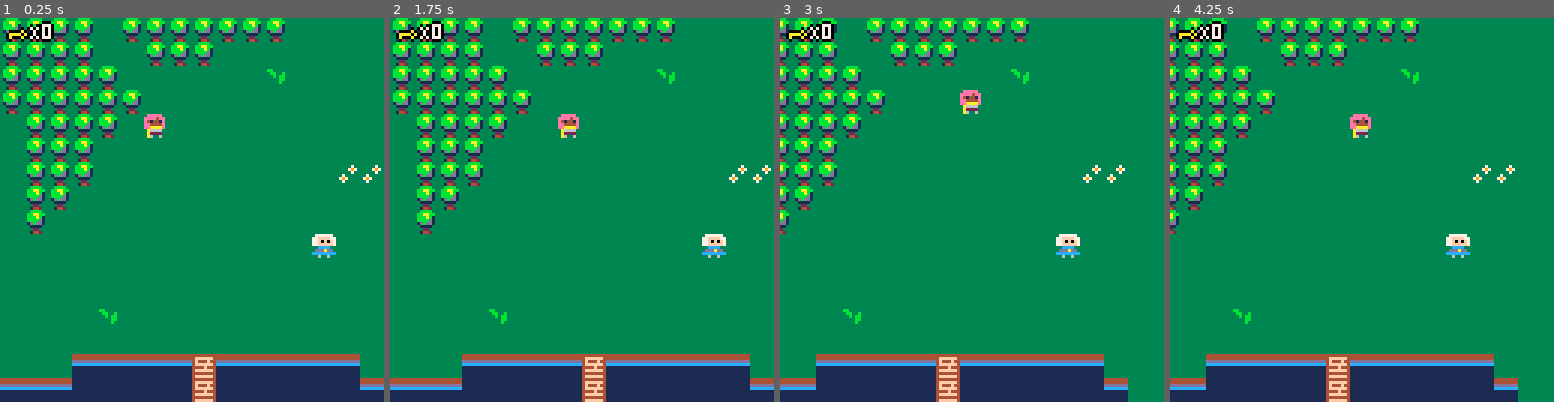
Above: before the commit, frames 1-4 (left to right).
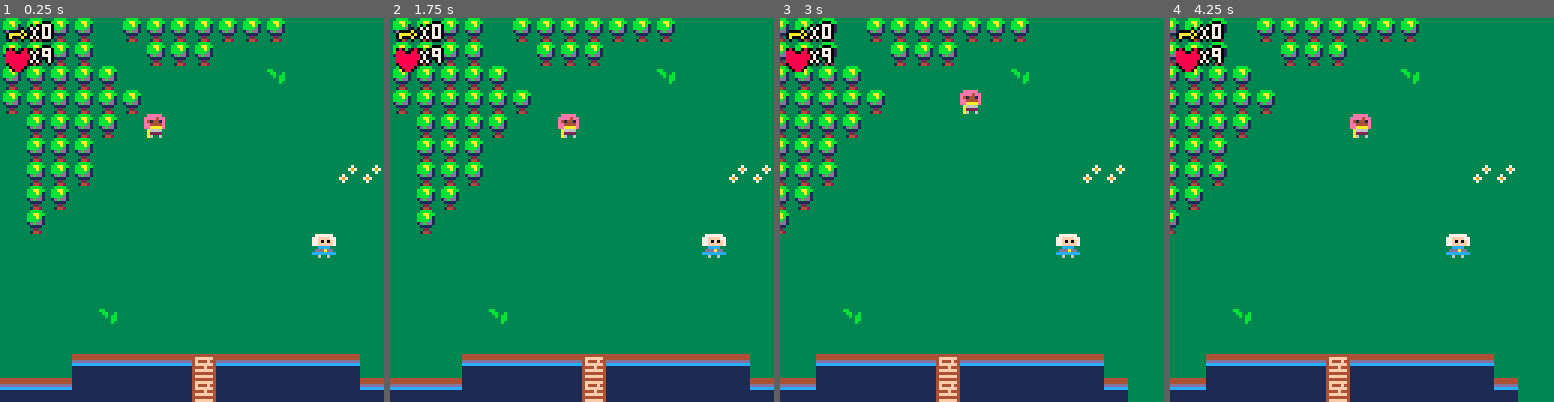
Above: after the commit, the same moments.

Repository: adatechschool/projet-collectif-pico-8-team-chaang
Game: PICO-8 cartridge aventure.p8
Two runs of this game, one before a commit and one after it. Both use one fixed random seed, a clock stepped at 60 frames per second and the inputs below.
Inputs:
- Up to frame 1 (0.25 s): no input
- Up to frame 2 (1.75 s): tap X (X key) at 0.33, 1.07 s; hold Right from 1.6 s (still down)
- Up to frame 3 (3 s): tap X (X key) at 1.85, 2.97 s; release Right at 2.1 s; hold Up 2.15-2.42 s; hold Right from 2.47 s (still down)
- Up to frame 4 (4.25 s): release Right at 3.03 s; hold Left 3.08-3.58 s; hold Down 3.63-3.97 s; hold Right from 4.02 s (still down); tap X (X key) at 4.08 s

The runs differ from the first frame. In frame 1, 0.6% of the frame differs, in the area x 1-15%, y 7-15%; in frame 2, 0.6%; in frame 3, 0.6%; in frame 4, 0.6%.

Commit message:
Auto stash before merge of "master" and "origin/master"

Diff:
--- a/aventure.p8
+++ b/aventure.p8
@@ -22,6 +22,7 @@
 	draw_map()
 	draw_player()
 	draw_ui()
+	draw_life()
 	draw_msg()
 end
 -->8
@@ -74,7 +75,9 @@
 	start_ox=0,start_oy=0,
 	anim_t=0,
 	sprite=9,
-	keys=0
+	keys=0,
+	lives=9,
+	invul=0
 	}
 end
 
@@ -169,6 +172,23 @@
 	 print(text,x,y+1,0)
 		print(text,x,y,7)
 end
+
+function draw_life()
+	camera(0,0)
+	palt(0,false)
+	palt(12,true)
+	spr(60,2,10)
+	palt()
+	print_outline_life("X"..p.lives,10,10)
+end
+
+function print_outline_life(text,x,y)
+	 print(text,x-1,y,0)
+	 print(text,x+1,y,0)
+	 print(text,x,y-1,0)
+	 print(text,x,y+1,0)
+		print(text,x,y,7)
+end
 -->8
 --messages
 
@@ -195,6 +215,17 @@
 		print(msg_title,7,y+1,7)
 		rectfill(2,y+9,125,y+21,13)
 		print(messages[1],0,y+10,7)
+	end
+end
+-->8
+--enemies
+if invul==0 then
+	for myen in all(enemies) do
+			if col(myen,ship) then
+					lives-=1
+					sfx()
+					invul=30
+			end
 	end
 end
 __gfx__
@@ -222,14 +253,14 @@
 0000000004448840068608605555566d854585458849945800980000844544850098890000090000899544d44548454d4d455559000000000000000000000000
 0000000054444845008888005dd666665444544485994588000890004484445400980000009800009955454dd454445454544d55000000000000000000000000
 0000000044444844006886005555555544444444549458840098000045445844000890000009000055d4d455844d844844d454d4000000000000000000000000
-ccccccccc1111cccc11cccccc11ccccccccccccccccccc3cc7c77c119fa9f9f90040404000999999999999999999990000000000000000000000000000000000
-cccccccc1177111c1c71cccc1c71ccccccc3ccc33cccc33c1ccc11cca7ff9faf0099999009ffffffffffffffffffff9000000000000000000000000000000000
-cccccccc1cc7cc11c1cc1cccc11ccccccc33cc3b3ccc33ccc11ccc7cf9a97a9f009999909f6f6f6f6f66f6f66f66ff6900000000000000000000000000000000
-cccccccc1cccccc1cc11c11ccccc11ccc3b3cc3b3cc33cc37cc111119ffa99f94004440496669696969969699699669900000000000000000000000000000000
-cccccccc1cccccc1cccc1c71ccc1c71cc3b3c33b3cc3cc33111ccc11a979f7fa9999999909090909090090900900990000000000000000000000000000000000
-cccccccc11ccccc1ccc1ccc1c11c11cc3b3c33b33c33c33cccc1cccc9f9faf9f9044440900000000000000000000000000000000000000000000000000000000
-ccccccccc111cc11cc1ccc1c1c71cccc3b3c3b333c3c33ccc11c111cf9af9af79948849900000000000000000000000000000000000000000000000000000000
-ccccccccccc1111cccc111ccc11ccccc3b3c3b3cc33c3ccc1cccccc1a7f9ff999948849900000000000000000000000000000000000000000000000000000000
+ccccccccc1111cccc11cccccc11ccccccccccccccccccc3cc7c77c119fa9f9f900404040009999999999999999999900080cc080000000000000000000000000
+cccccccc1177111c1c71cccc1c71ccccccc3ccc33cccc33c1ccc11cca7ff9faf0099999009ffffffffffffffffffff9088800888000000000000000000000000
+cccccccc1cc7cc11c1cc1cccc11ccccccc33cc3b3ccc33ccc11ccc7cf9a97a9f009999909f6f6f6f6f66f6f66f66ff6988888888000000000000000000000000
+cccccccc1cccccc1cc11c11ccccc11ccc3b3cc3b3cc33cc37cc111119ffa99f94004440496669696969969699699669988888888000000000000000000000000
+cccccccc1cccccc1cccc1c71ccc1c71cc3b3c33b3cc3cc33111ccc11a979f7fa9999999909090909090090900900990088888888000000000000000000000000
+cccccccc11ccccc1ccc1ccc1c11c11cc3b3c33b33c33c33cccc1cccc9f9faf9f9044440900000000000000000000000008888880000000000000000000000000
+ccccccccc111cc11cc1ccc1c1c71cccc3b3c3b333c3c33ccc11c111cf9af9af799488499000000000000000000000000c088880c000000000000000000000000
+ccccccccccc1111cccc111ccc11ccccc3b3c3b3cc33c3ccc1cccccc1a7f9ff9999488499000000000000000000000000cc0880cc000000000000000000000000
 00000000000000000000000000000000000000000000000000000000000000000000000000000000000000000000000000000000000000000000000000000000
 00000000000000000000000000000000000000000000000000000000000000000000000000000000000000000000000000000000000000000000000000000000
 00000000000000000000000000000000000000000000000000000000000000000000000000000000000000000000000000000000000000000000000000000000
--- /dev/null
+++ b/pico.p8
@@ -0,0 +1,470 @@
+pico-8 cartridge // http://www.pico-8.com
+version 38
+__lua__
+
+function _init()
+	player = {
+		sp = 1,
+		x = 56,
+		y = 85,
+		w = 8,
+		h = 8,
+		flp = false,
+		dx = 0,
+		dy = 0,
+		max_dx = 2,
+		max_dy = 3,
+		acc = 0.5,
+		boost = 4,
+		anim = 0,
+		running = false,
+		jumping = false,
+		falling = false,
+		slinding = false,
+		landed = false,
+		coin = 0
+	}
+
+	gravity = 0.3
+	friction = 0.85
+
+	--simple camera
+	cam_x = 0
+
+	--map limits
+
+	map_start = 0
+	map_end = 1024
+
+	--bullets
+	bullets = {}
+end
+-->8
+--update and draw
+
+function _update()
+
+
+--if not frog_colide() then
+--printh("pas de collision")
+	frog_x +=1
+	if frog_x > 1050  then
+	frog_x =1
+	end
+ if frog_x >30 and frog_x < 80  then
+ frog_x=80
+ end
+
+--end
+
+
+
+	if not frog_colide() then
+		--printh("pas de collision")
+		frog_x += 1
+		if frog_x > 1050 then
+			frog_x = 1
+		end
+		if frog_x > 30 then
+			frog_x = 80
+		end
+		if frog_x > 79 then
+			frog_x += 1
+		end
+	end
+
+
+	player_update()
+	player_animate()
+	--sfx(01,02,03,04)
+
+	if time() - frog_anim_time > frog_anim_wait then
+		frog_sprite += 1
+		frog_anim_time = time()
+		if frog_sprite > 24 then
+			frog_sprite = 16
+		end
+
+		--simple camera
+		cam_x = player.x - 64 + player.w / 2
+		if cam_x < map_start then
+			cam_x = map_start
+		end
+
+		if cam_x > map_end - 128 then
+			cam_x = map_end - 128
+		end
+
+
+	end
+
+	function _draw()
+
+		cls(12)
+		map(0, 0)
+		spr(player.sp, player.x, player.y, 1, 1, player.flp)
+		spr(frog_sprite, frog_x, frog_y)
+  camera(cam_x, 0)
+  spr(134,cam_x,2)
+  print_outline("X"..player.coin,cam_x +9,2,7)
+
+
+	end
+end
+
+-->8
+--collisions
+
+function collide_map(obj, aim, flag)
+	--obj = tables needs x,y,w,h
+	--aim = left,right,up,down
+
+	local x = obj.x
+	local y = obj.y
+	local w = obj.w
+	local h = obj.h
+
+	local x1 = 0
+	local y1 = 0
+	local x2 = 0
+	local y2 = 0
+
+	if aim == "left" then
+		x1 = x - 1
+		y1 = y
+		x2 = x
+		y2 = y + h - 1
+	elseif aim == "right" then
+		x1 = x + w
+		y1 = y
+		x2 = x + w + 1
+		y2 = y + h - 1
+	elseif aim == "up" then
+		x1 = x + 1
+		y1 = y - 1
+		x2 = x + w - 1
+		y2 = y
+	elseif aim == "down" then
+		x1 = x
+		y1 = y + h
+		x2 = x + w
+		y2 = y + h
+	end
+
+	--pixels to tiles
+	x1 /= 8
+	y1 /= 8
+	x2 /= 8
+	y2 /= 8
+
+	if fget(mget(x1, y1), flag)
+			or fget(mget(x1, y2), flag)
+			or fget(mget(x2, y1), flag)
+			or fget(mget(x2, y2), flag) then
+		return true
+	else
+		return false
+	end
+end
+
+-->8
+--player
+
+function player_update()
+	--physics
+	player.dy += gravity
+	player.dx *= friction
+
+	interact(player.x, player.y)
+
+	--controls
+	if btn(⬅️) then
+		player.dx -= player.acc
+		player.running = true
+		player.flp = true
+	end
+	if btn(➡️) then
+		player.dx += player.acc
+		player.running = true
+		player.flp = false
+	end
+
+	--jump
+	if btnp(❎)
+			and player.landed then
+		player.dy -= player.boost
+		player.landed = false
+	end
+
+	--slide
+	if player.running
+			and not btn(⬅️)
+			and not btn(➡️)
+			and not player.falling
+			and not player.jumping then
+		player.running = false
+		player.sliding = true
+	end
+
+	--check colition up and down
+	if player.dy > 0 then
+		player.falling = true
+		player.landed = false
+		player.jumping = false
+
+		if collide_map(player, "down", 0) then
+			player.landed = true
+			player.falling = false
+			player.dy = 0
+			player.y -= (player.y + player.h) % 8
+		end
+	elseif player.dy < 0 then
+		player.jumping = true
+		if collide_map(player, "up", 1) then
+			player.dy = 0
+		end
+	end
+
+	--check collision left and right
+	if player.dx < 0 then
+		if collide_map(player, "left", 1) then
+			player.dx = 0
+		end
+	elseif player.dx > 0 then
+		if collide_map(player, "right", 0) then
+			player.dx = 0
+		end
+	end
+	player.x += player.dx
+	player.y += player.dy
+
+	--limit player to map
+	if player.x < map_start then
+		player.x = map_start
+	end
+	if player.x > map_end - player.w then
+		player.x = map_end - player.w
+	end
+end
+
+function player_animate()
+	if player.jumping then
+		player.sp = 7
+	elseif player.falling then
+		player.sp = 8
+	elseif player.running then
+		if time() - player.anim > .1 then
+			player.anim = time()
+			player.sp += 1
+			if player.sp > 6 then
+				player.sp = 3
+			end
+		end
+	else
+		--player idle
+		if time() - player.anim > .3 then
+			player.anim = time()
+			player.sp += 0
+			if player.sp > 2 then
+				player.sp = 1
+			end
+		end
+	end
+end
+
+-->8
+--bullets
+
+function shoot()
+	local new_bullet = {
+		x = p.x,
+		y = p.y,
+		speed = 4
+	}
+	add(bullets, new_bullet)
+end
+
+-->8
+--enemies
+
+frog_sprite = 16
+frog_x = 1
+frog_y = 112
+frog_jumping = false
+
+frog_anim_time = 0
+frog_anim_wait = .05
+
+-->8
+--items
+
+function check_flag(flag, x, y)
+	local sprite = mget(x, y)
+	return fget(sprite, flag)
+end
+
+function next_tile(x, y)
+	sprite = mget(x, y)
+	mset(x, y, sprite + 1)
+end
+
+function pick_up_coin(x, y)
+	next_tile(x, y)
+	player.coin += 1
+	sfx(1)
+end
+
+function interact(x, y)
+	x /= 8
+	y /= 8
+	if check_flag(2, x, y) then
+		printh("ok")
+		pick_up_coin(x,y)
+	end
+end
+
+-->8
+--collision
+
+
+--[[function frog_colide()
+if frog_x < 30 and frog_x > then
+  return true
+ else
+ return false
+end
+end]]
+function frog_colide()
+	if frog_x > 30 then
+		return true
+	else
+		return false
+	end
+end
+
+
+--function collision(player)
+--	if player.x>frog_x+8
+--	or player.y>frog_y+8
+--	or player.x+8<frog_y
+--	or player.y+8<frog_x then
+--	return false
+--	else
+--	return true
+--	end
+--end
+
+-->8
+--ui
+
+
+function print_outline(text,x,y)
+	print(text,x-1,y,0)
+	print(text,x+1,y,0)
+	print(text,x,y-1,0)
+	print(text,x,y+1,0)
+	print(text,x,y,7)
+end
+…(73 lines of a section not shown)…
+__gff__
+0000000000000000000000000000000000000000000000000000000000000000000000000000000000000000000000000000000000000000000000000000000003030303030303010000000000000000030303030000000003000000000000000000000000000000000000000000000000000000000000000000000000000000
+0000000000000400000000000000000000000000000000000000000000000000000000000000000000000000000000000000000000000000000000000000000000000000000000000000000000000000000000000000000000000000000000000000000000000000000000000000000000000000000000000000000000000000
+__map__
+0000000000000000000000000000000000000000000000000000000000000000000000000000000000000000000000000000000000000000000000000000000000000000000000000000000000000000000000000000000000000000000000000000000000000000000000000000000000000000000000000000000000000000
+0000000000000000000000000000000000000000000000000000000000000000000000000000000000000000000000000000000000000000000000000000000000000000000000000000000000000000000000000000000000000000000000000000000000000000000000000000000000000000000000000000000000000000
+0000000000008000000000000000000000000000000000000000000000000000000000000000000000000000000000000000000000000000800000000000000000000000000000000000000000000000000000000080000000000000000000000000000000000000000000000000000080000000000000000000000000008000
+0000008100000000000000000000000000000000000000000000000000000000000080000000000000000000000000800000000000000000000000000000000000000000000000000000000000000000000000000000000000000000008000000000000000000000800000000000000000000000800000000000000000000000
+0000000000000000000000000000000000000080000000000000000000000000000000000000000000000000000000000000000000000000000000000000008000000000000000000000008000000000000000000000000000000000000000000000000000000000000000000000000000000000000000000000000000000000
+0000000000000000000000000000000000000000000000000000000000000000000000000000000000000000000000000000000000000000000000000000000000000000000000000000000000000000800000000000000000000000000000000000000000000000000000000000000000000000000000000000000000000000
+0080000000000000000080000000000000000000000000000080000000000000000000000000000000000000000000000000000000000000000000000000000000000000000000000000000000000000000000000000000000000000000000000000800000000000000000000000000000000000000000008000000000000000
+0000000000000000000000000000000000000000000000000000000000000000000000000000000000000000000000000000000080000000000000000000000000000000000000000000000000000000000000000000000000000000000000000000000000000000008000000000000000000000000000000000000000555700
+0000000000000000000000000000000000000000000000000086008600000000000000000000000000000000000000000000860086000000000000000000000000860000000000000000000000000000000000000000000000000000000000000000000000000000000000000000000000000000000000000000000000540000
+0000000000000000000000000000000000000000000000000047474700000000000000000000800000000000000000000000474747000000000000008000000000474700000000000000000000000000000086008600000080000000000000000000000000000000000000000000800000000000000000000000000000560000
+0000000000000000000000000000000000800000008600000000000000000080000000860086000000000000800000000000000000000000000000000000000000000000000080000000000000000000800047474700000000000000000000800086008600000000000000000000000000000000860086000000000000560000
+0000000000000000000000000000860086000000004747000000000000000000000000474747000000000000008600000000000000000000000086008600000000000000000000000000000000000000000000000000000000000000000000000047474700000000000000000000000000008000474747000080000000560000
+0000000000000046830000000000474747000000000000000000000000000000000000000000000000000000474700000000000000000000000047474700000000000000000000000086008600000000000000000000000000008686000000000000000000800000000000000086860000000000000000000000000000560000
+0000630000824452450000000000000000000000000000000000000000000000000000000000000000000000000000000000000000000000000000000000000000000000000000000047474700000000000000000000000000004747000000000000000000000000000000000047470000000000000000000000000000560000
+8400620000445050504500820000000084000083000082000000008300000000840000000000008200000000008300000000840000000000008200008300008400000000000082008300000084000000820000830000840000000000820083000084000082000000830084000082000000830000008400000082008300580000
+4140414042505150535042414041404140414042404243404042414041404342434142414341404343424042434043424341424143414043434240424340434243414241434140434342404243404342434142414341404343424042434043424341424143414043434240424340434243414241434140434342404243404342
+5250515050505350505050525051505250515050505350505050525051505050505050505050505050505050505050505050505050505050505050505050505050505050505050505050505050505050505050505050505050505050505050505050505050505050505050505050505050505050505050505050505050505050
+…(9 lines of a section not shown)…
--- /dev/null
+++ b/shooter.p8
@@ -0,0 +1,201 @@
+pico-8 cartridge // http://www.pico-8.com
+version 38
+__lua__
+--jeu de shooter
+--nadege
+
+function _init()
+	p={x=60,y=90,speed=4}
+	bullets={}
+	enemies={}
+	explosions={}
+	create_stars()
+	score=0
+end
+
+function _update60()
+	update_player()
+	update_bullets()
+	update_stars()
+	if #enemies==0 then
+		spawn_enemies(ceil(rnd(4)))
+	end
+	update_enemies()
+	update_explosions()
+end
+
+function _draw()
+	cls(7)
+	--stars
+	for i in all(stars) do
+		pset(i.x,i.y,i.col)
+	end
+	--vaisseau
+	spr(1,p.x,p.y)
+	--enemies
+	for i in all(enemies) do
+		spr(3,i.x,i.y)
+	end
+	--explosions
+	draw_explosions()
+	--bullets
+	for i in all(bullets) do
+	spr(2,i.x,i.y)
+	end
+	--score
+	print("score:\n"..score,2,2,1)
+end
+-->8
+--bullets
+
+function shoot()
+	new_bullet={
+		x=p.x,
+		y=p.y,
+		speed=4
+	}
+	add(bullets,new_bullet)
+	sfx(0)
+end
+
+function update_bullets()
+	for i in all(bullets) do
+		i.y-=i.speed
+		if i.y < -8 then
+			del(bullets,b)
+		end
+	end
+end
+-->8
+--stars
+
+function create_stars()
+	stars={}
+	for i=1,14 do
+		new_star={
+			x=rnd(128),
+			y=rnd(128),
+			col=rnd({2,13}),
+			speed=0.5+rnd(0.5)
+		}
+		add(stars,new_star)
+	end
+	for i=1,9 do
+		new_star={
+			x=rnd(128),
+			y=rnd(128),
+			col=rnd({7,8,14}),
+			speed=1.5+rnd(1.5)
+		}
+		add(stars,new_star)
+	end
+end
+
+function update_stars()
+	for i in all(stars) do
+		i.y+=i.speed
+		if i.y > 128 then
+			i.y=0
+			i.x=rnd(128)
+		end
+	end
+end
+-->8
+--enemies
+
+function spawn_enemies(amount)
+	gap=(128-8*amount)/(amount+1)
+	for i=1, amount do
+		new_enemy={
+			x=gap*i+8*(i-1),
+			y=-20,
+			life=2
+	 }
+	add(enemies,new_enemy)
+	end
+end
+
+function update_enemies()
+	for e in all(enemies) do
+		e.y+=0.3
+		if e.y > 128 then
+			del(enemies,e)
+		end
+		--collision
+		for b in all(bullets) do
+			if collision(e,b) then
+				create_explosion(b.x+4,b.y+2)
+				del(bullets,b)
+				e.life-=1
+				if e.life==0 then
+					del(enemies,e)
+					score+=100
+				end
+			end
+		end
+	end
+end
+
+	--descend a la moitie de l'ecran
+		--if i.y < 30 then
+		--i.y+=0.3
+		--end
+-->8
+--collisions
+
+function collision(a,b)
+	if a.x > b.x + 8
+	or a.y > b.y + 8
+	or a.x + 8 < b.x
+	or a.y + 8 < b.y then
+		return false
+	else
+		return true
+	end
+end
+-->8
+--explosions
+
+function create_explosion(x,y)
+ 		sfx(1)
+	add(explosions,{x=x,y=y,timer=0})
+end
+
+function update_explosions()
+	for e in all(explosions) do
+		e.timer+=1
+		if e.timer==13 then
+			del(explosions,e)
+		end
+	end
+end
+
+function draw_explosions()
+	circ(x,y,rayon,couleur)
+	for e in all(explosions) do
+		circ(e.x,e.y,e.timer/2,
+		     8 + e.timer%2)
+	end
+end
+-->8
+--player
+
+function update_player()
+	if (btn(➡️)) p.x+=p.speed
+	if (btn(⬅️)) p.x-=p.speed
+	if (btn(⬆️)) p.y-=p.speed
+	if (btn(⬇️)) p.y+=p.speed
+	if (btnp(❎)) shoot()
+end
+__gfx__
+000000000000000000200200000004b00000b30009900990004444000aaafa000000000000000000000000000000000000000000000000000000000000000000
+00000000008008000020020000fa9a3b00eb32009449944904444440afafafa00000000000000000000000000000000000000000000000000000000000000000
+007007000080080000e00e000faaaa030e82882090099009444ff444aaaafaf00000000000000000000000000000000000000000000000000000000000000000
+00077000082c728000000000ffaaaa000ea88a209094490944499444878787800000000000000000000000000000000000000000000000000000000000000000
+00077000082cc28000e00e00faaaa9000e88882049400494f444444f878787800000000000000000000000000000000000000000000000000000000000000000
+007007002882288200000000aaaa90000e88a800049999409f4444f9878787800000000000000000000000000000000000000000000000000000000000000000
+000000002888888200000000aaa90000008882000044440009ffff90878787800000000000000000000000000000000000000000000000000000000000000000
+00000000090220900000000099000000000820000000000000999900878787800000000000000000000000000000000000000000000000000000000000000000
+
+
+
Not shown, changed: 73 lines of the sprite sheet (__gfx__) section of pico.p8
Not shown, changed: the music (__music__) section of pico.p8
Not shown, changed: the sound effects (__sfx__) section of pico.p8
Not shown, changed: the sound effects (__sfx__) section of shooter.p8
